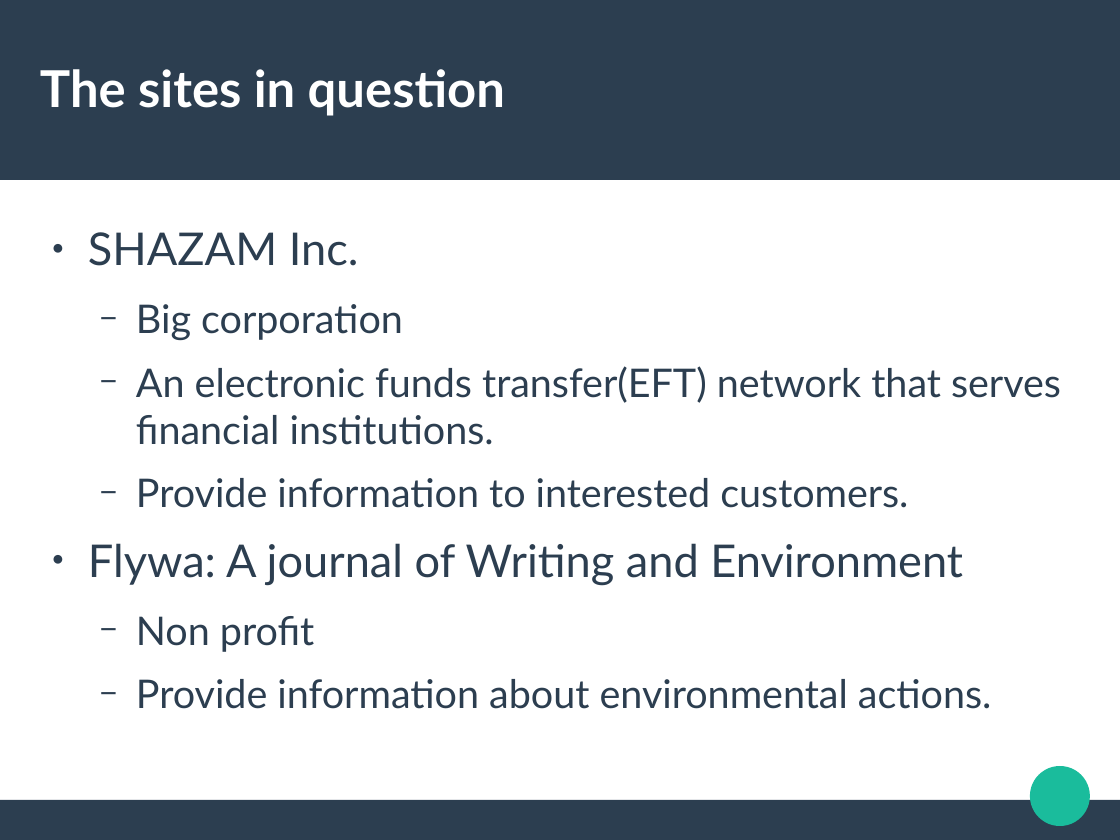
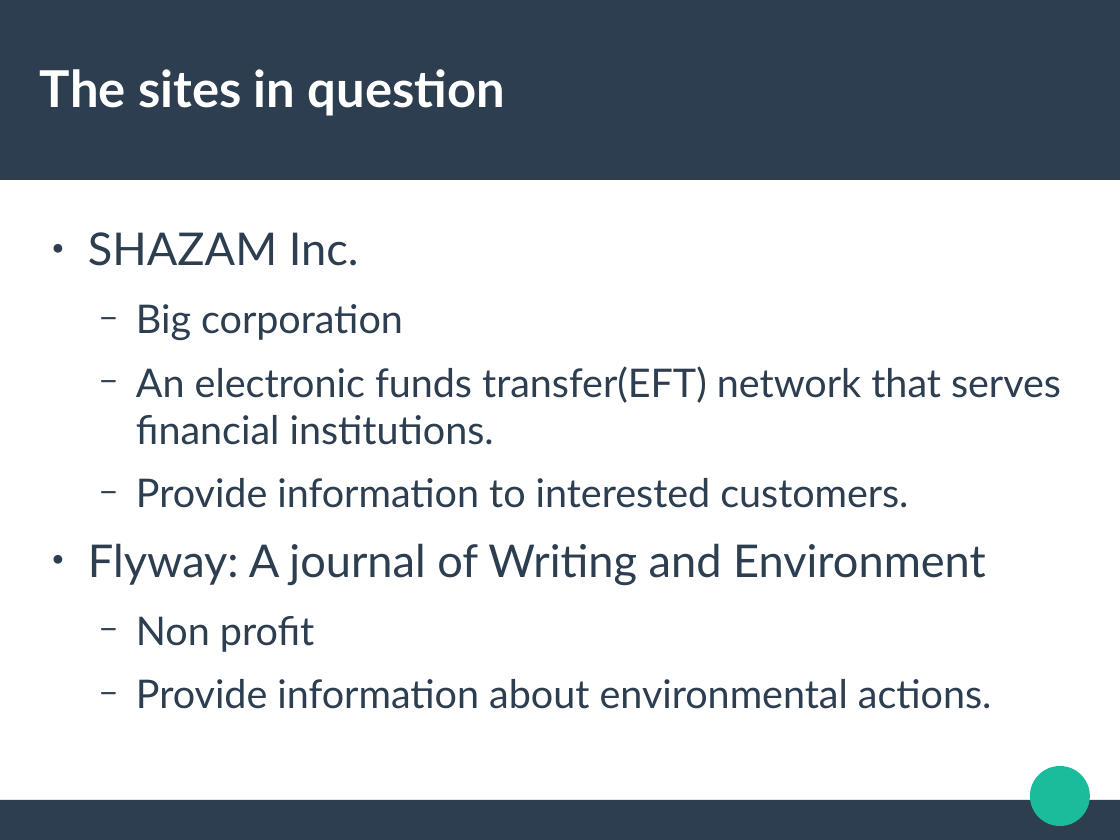
Before and after one commit to codedevstem/School, a slide deck: slide 2 of dikult205/present/Presentation.odp. Drawn at 1120x840 pixels with LibreOffice and Linux fonts; fonts in the diff are those of the drawing. Boxes give left, top, right and bottom in pixels: in the first picture for what was removed or moved away, otherwise in the second. Text is boxed around its words. In the diff, an @@ line names an element or a change of style, - is before the commit and + after.

```diff
--- a/dikult205/present/Presentation.odp
+++ b/dikult205/present/Presentation.odp
@@ text at (x1=88, y1=543, x2=986, y2=585): text changed @@
-● Flywa: A journal of Writing and Environment
+● Flyway: A journal of Writing and Environment
```
Also in this commit, not shown: 7 other slides changed, 1 other file.
